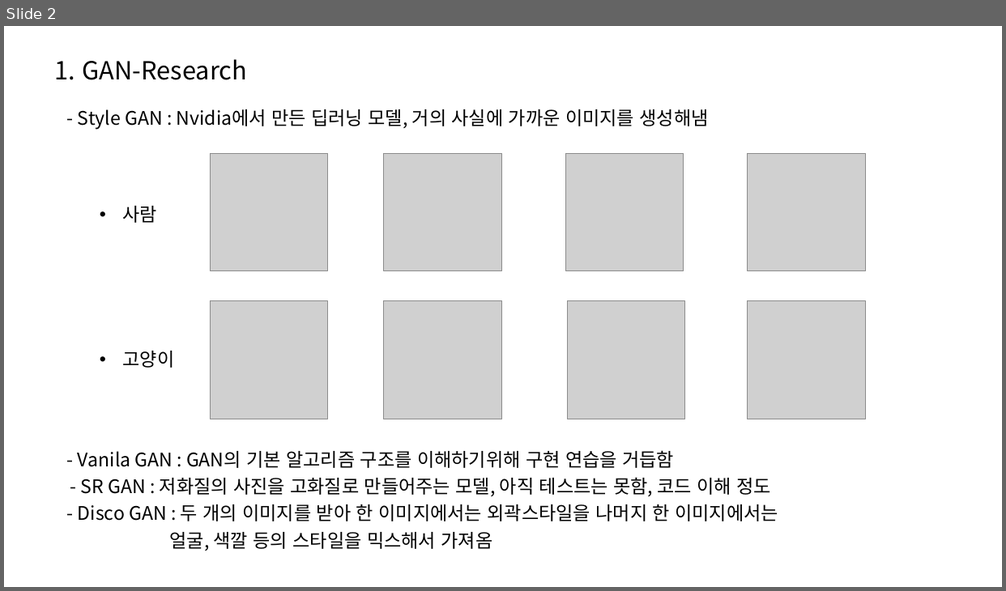
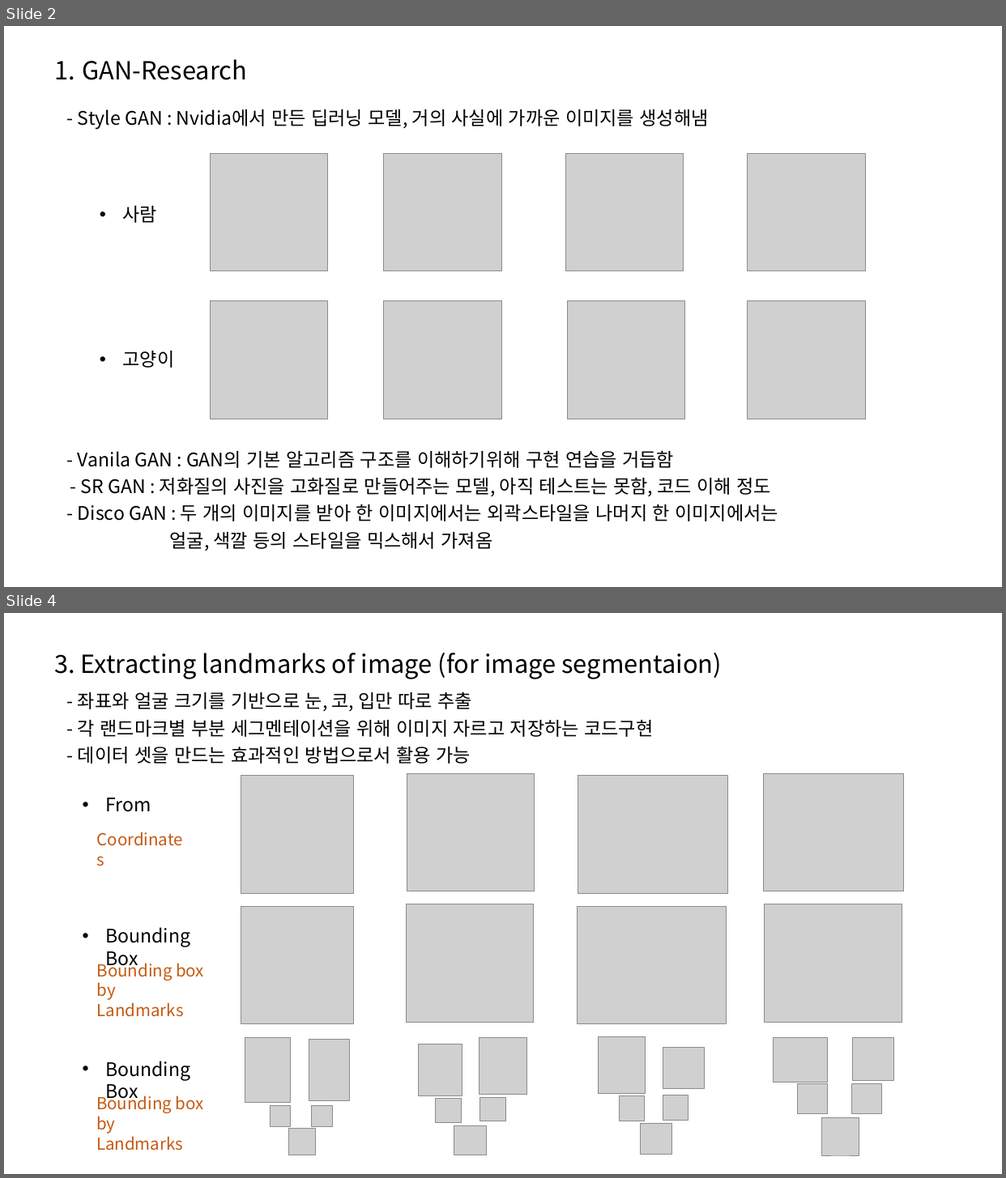
Before and after one commit to Blockhead4/Python-Project, a slide deck: Cat_Project_Jwp_190809.pptx. Shown one above the other, each under a label of ours: slide 2 before the commit, slides 2 and 4 after it; the slides between them are not shown. The pictures are 1006x591 and 1006x1178 pixels, drawn with LibreOffice and Linux fonts; fonts in the diff are those of the drawing; grey boxes stand for pictures. Boxes give left, top, right and bottom in pixels: in the first picture for what was removed or moved away, otherwise in the second. Text is boxed around its words. In the diff, an @@ line names an element or a change of style, - is before the commit and + after.

```diff
--- a/Cat_Project_Jwp_190809.pptx
+++ b/Cat_Project_Jwp_190809.pptx
@@ slide 4 added at [4, 613, 1002, 1174], background #FFFFFF @@
@@ text added at [54, 653, 722, 764], 18 pt, text #000000 @@
+3. Extracting landmarks of image (for image segmentaion)
+- 좌표와 얼굴 크기를 기반으로 눈, 코, 입만 따로 추출
+- 각 랜드마크별 부분 세그멘테이션을 위해 이미지 자르고 저장하는 코드구현
+- 데이터 셋을 만드는 효과적인 방법으로서 활용 가능
@@ group added at [89, 774, 904, 893]: 4 pictures, 2 texts @@
+• From
+Coordinates
@@ group added at [97, 905, 902, 1024]: 4 pictures, 2 texts @@
+• Bounding Box
+Bounding box
+by Landmarks
@@ group added at [96, 1037, 893, 1156]: 20 pictures, 2 texts @@
+• Bounding Box
+Bounding box
+by Landmarks
```
Also in this commit, not shown: 1 slide changed, 26 other files.
